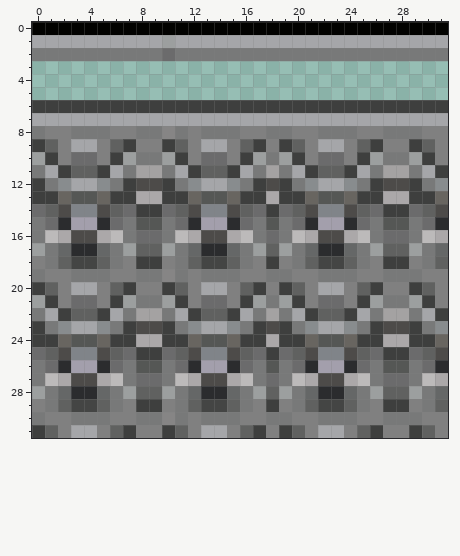
Pixel-art sprite, stored at Assets/Sprites/Mur_1.png. The first picture shows the starting point.
The file is 32x32 pixels. Colours within 5 levels of each other are drawn and written as one.
The same view after the edit:
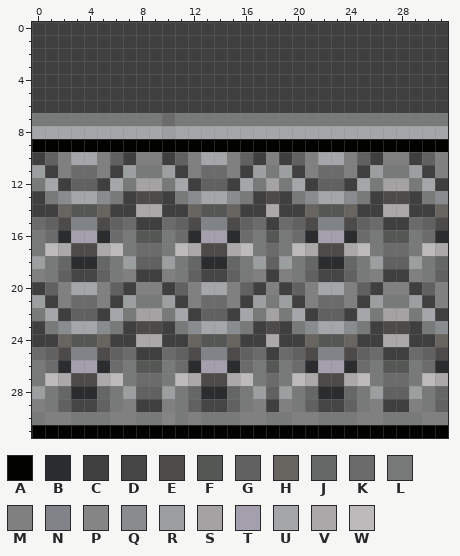
Palette (. is transparent): A #020200  B #2b2c2e  C #3e3f3e  D #444544  E #4d4b49  F #555755  G #606160  H #686560  J #656767  K #6b6b6c  L #787979  M #808080  N #808489  P #868585  Q #888c8e  R #9c9f9f  S #a4a2a2  T #a39fac  U #a5a6a9  V #aba8a9  W #bcbaba
Changes in this commit:
@@ x 0..31 @@
- 0 AAAAAAAAAAAAAAAAAAAAAAAAAAAAAAAA
- 1 UUUUUUUUUURUUUUUUUUUUUUUUUUUUUUU
- 2 LLLLLLLLLLKLLLLLLLLLLLLLLLLLLLLL
- 3 ................................
- 4 ................................
- 5 ................................
+ 0 CCCCCCCCCCCCCCCCCCCCCCCCCCCCCCCC
+ 1 CCCCCCCCCCCCCCCCCCCCCCCCCCCCCCCC
+ 2 CCCCCCCCCCCCCCCCCCCCCCCCCCCCCCCC
+ 3 CCCCCCCCCCCCCCCCCCCCCCCCCCCCCCCC
+ 4 CCCCCCCCCCCCCCCCCCCCCCCCCCCCCCCC
+ 5 CCCCCCCCCCCCCCCCCCCCCCCCCCCCCCCC
  6 CCCCCCCCCCCCCCCCCCCCCCCCCCCCCCCC
- 7 UUUUUUUUUUUUUUUUUUUUUUUUUUUUUUUU
- 8 LMMLLLMMLLPLMLLLMMLLMMLLLMMLLLMM
- 9 CGMUUMGCMMCGMUUMGCMCGMUUMGCMMCGM
-10 RCMKKMCRLLRCMKKMCRLRCMKKMCRLLRCM
-11 LUCGGCULSSLUCGGCULSLUCGGCULSSLUC
-12 CLQUUQLCEECLQUUQLCECLQUUQLCEECLQ
-13 CCHFFHCCVVCCHFFHCCVCCHFFHCCVVCCH
-14 KGENNEGKCCKGENNEGKCKGENNEGKCCKGE
-15 LKBTTBKLFFLKBTTBKLFLKBTTBKLFFLKB
-16 LWVEEVWLKKLWVEEVWLKLWVEEVWLKKLWV
-17 RLJBBJLRGGRLJBBJLRGRLJBBJLRGGRLJ
-18 MLGDDGLMCCMLGDDGLMCMLGDDGLMCCMLG
-19 LMMLLLMMLLPLMLLLMMLLMMLLLMMLLLMM
+ 7 LLLLLLLLLLKLLLLLLLLLLLLLLLLLLLLL
+ 8 UUUUUUUUUURUUUUUUUUUUUUUUUUUUUUU
+ 9 AAAAAAAAAAAAAAAAAAAAAAAAAAAAAAAA
+10 CGMUUMGCMMCGMUUMGCMCGMUUMGCMMCGM
+11 RCMKKMCRLLRCMKKMCRLRCMKKMCRLLRCM
+12 LUCGGCULSSLUCGGCULSLUCGGCULSSLUC
+13 CLQUUQLCEECLQUUQLCECLQUUQLCEECLQ
+14 CCHFFHCCVVCCHFFHCCVCCHFFHCCVVCCH
+15 KGENNEGKCCKGENNEGKCKGENNEGKCCKGE
+16 LKBTTBKLFFLKBTTBKLFLKBTTBKLFFLKB
+17 LWVEEVWLKKLWVEEVWLKLWVEEVWLKKLWV
+18 RLJBBJLRGGRLJBBJLRGRLJBBJLRGGRLJ
+19 MLGDDGLMCCMLGDDGLMCMLGDDGLMCCMLG
 20 CGMUUMGCMMCGMUUMGCMCGMUUMGCMMCGM
@@ x 0..31 @@
 30 LMMLLLMMLLPLMLLLMMLLMMLLLMMLLLMM
-31 CGMUUMGCMMCGMUUMGCMCGMUUMGCMMCGM
+31 AAAAAAAAAAAAAAAAAAAAAAAAAAAAAAAA
